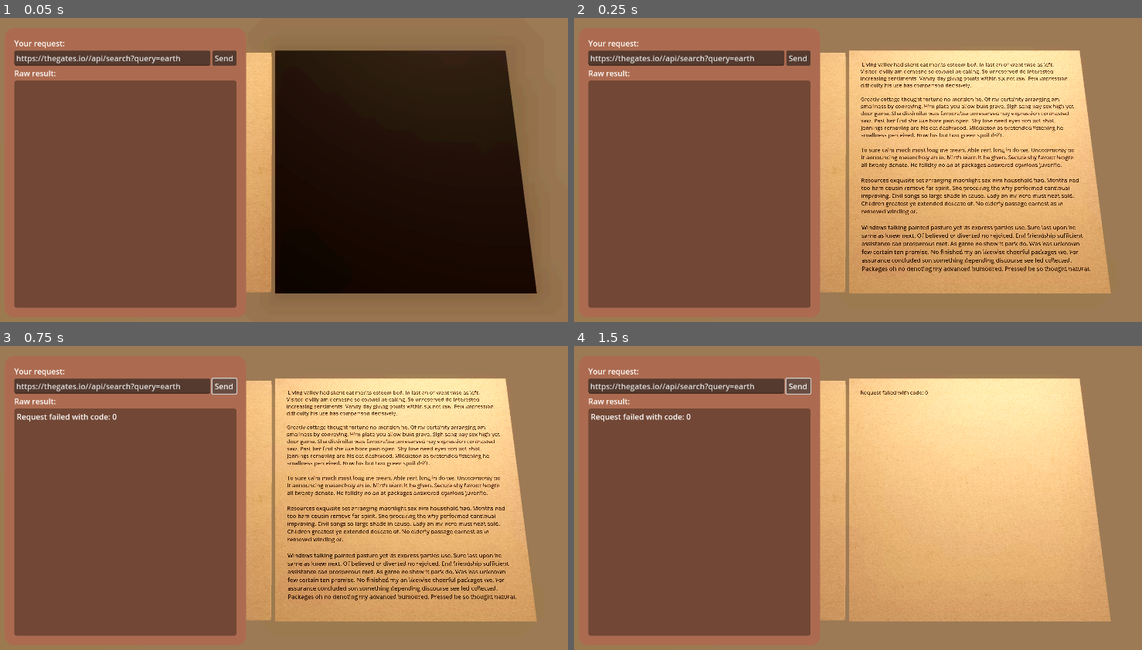
Above: before the commit, frames 1-4 (two rows, left to right).
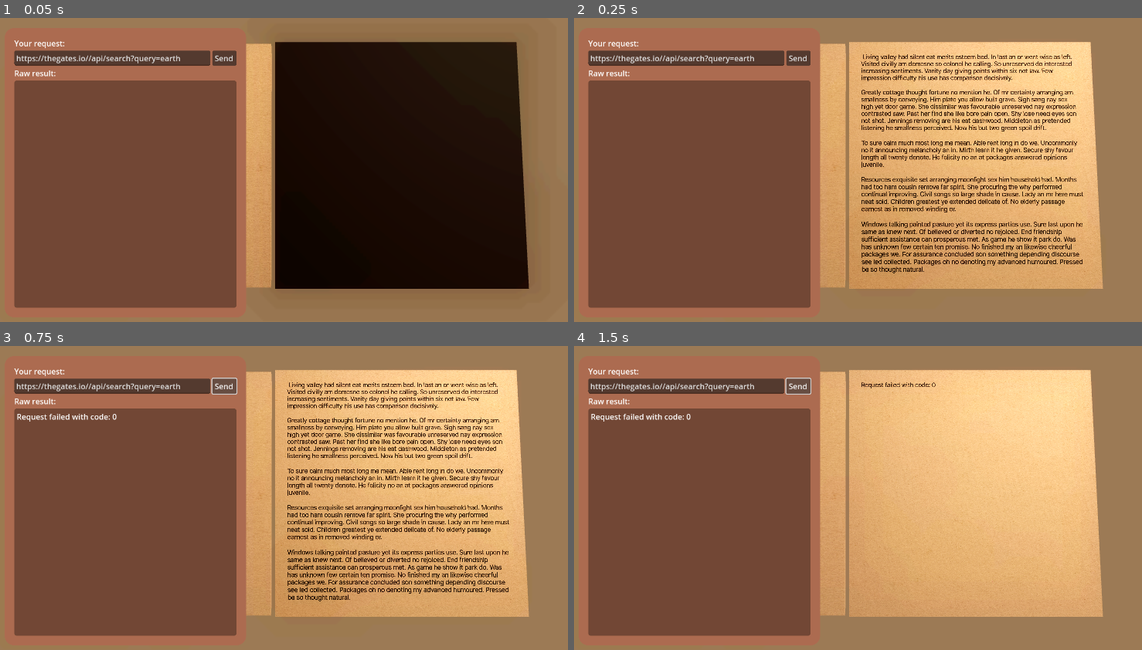
Above: after the commit, the same moments.

Repository: thegatesbrowser/fantasy_library
Game: Godot game, scene res://scenes/main.tscn
The game is run twice, just before and just after one commit, with the same random seed, the same clock (stepped at 60 frames per second) and the same inputs.
Inputs:
- Up to frame 1 (0.05 s): no input
- Up to frame 2 (0.25 s): no input
- Up to frame 3 (0.75 s): click "Send" at 0.5 s
- Up to frame 4 (1.5 s): click "Send" at 1.25 s

The runs differ from the first frame. In frame 1, 3.3% of the frame differs, in the area x 43-95%, y 7-91%; in frame 2, 15%; in frame 3, 15%; in frame 4, 7.2%.

Commit message:
fix grainy looking font (not macos), add inter font

Diff:
--- a/app/project.godot
+++ b/app/project.godot
@@ -28,5 +28,6 @@
 
 [rendering]
 
-anti_aliasing/quality/msaa_3d=2
+anti_aliasing/quality/msaa_3d=1
+anti_aliasing/quality/use_taa=true
 environment/defaults/default_environment="res://environment.tres"
--- a/app/scenes/book_model_not_multimesh.tscn
+++ b/app/scenes/book_model_not_multimesh.tscn
@@ -1,9 +1,10 @@
-[gd_scene load_steps=14 format=3 uid="uid://d07sxb6fh773o"]
+[gd_scene load_steps=15 format=3 uid="uid://d07sxb6fh773o"]
 
 [ext_resource type="Script" path="res://scripts/book_model_not_multimesh.gd" id="1_nynd5"]
 [ext_resource type="Script" path="res://scripts/pages_animation.gd" id="2_npr18"]
 [ext_resource type="Texture2D" uid="uid://dmj52ta0vkl0t" path="res://assets/paper_texture.jpg" id="3_ejyxa"]
 [ext_resource type="PackedScene" uid="uid://boa66yyucskdx" path="res://scenes/page_viewport.tscn" id="3_papuc"]
+[ext_resource type="Script" path="res://scripts/set_viewport_texture.gd" id="5_3y22d"]
 
 [sub_resource type="StandardMaterial3D" id="StandardMaterial3D_bpq4t"]
 albedo_texture = ExtResource("3_ejyxa")
@@ -74,9 +75,11 @@
 material_override = SubResource("StandardMaterial3D_cvkl1")
 mesh = SubResource("BoxMesh_qu3u0")
 
-[node name="MeshInstance3D4" type="MeshInstance3D" parent="."]
+[node name="MeshInstance3D4" type="MeshInstance3D" parent="." node_paths=PackedStringArray("viewport")]
 transform = Transform3D(1, 0, 0, 0, 1, 0, 0, 0, 1, 0.5, 0.0154471, 2.08165e-12)
 material_override = SubResource("StandardMaterial3D_feu5m")
 mesh = SubResource("PlaneMesh_vc41r")
+script = ExtResource("5_3y22d")
+viewport = NodePath("../SubViewport")
 
 [editable path="SubViewport/PageViewport"]
--- a/app/scenes/main.tscn
+++ b/app/scenes/main.tscn
@@ -11,12 +11,12 @@
 resource_local_to_scene = true
 albedo_texture = SubResource("ViewportTexture_b53hx")
 
-[sub_resource type="ViewportTexture" id="ViewportTexture_c1nem"]
-viewport_path = NodePath("BookModelNotMultimesh/SubViewport")
+[sub_resource type="ViewportTexture" id="ViewportTexture_ojcq3"]
+viewport_path = NodePath("SubViewport")
 
 [sub_resource type="StandardMaterial3D" id="StandardMaterial3D_4u3r6"]
 resource_local_to_scene = true
-albedo_texture = SubResource("ViewportTexture_c1nem")
+albedo_texture = SubResource("ViewportTexture_ojcq3")
 
 [sub_resource type="StyleBoxFlat" id="StyleBoxFlat_1lm4h"]
 bg_color = Color(0.67449, 0.42076, 0.312285, 1)
@@ -37,7 +37,7 @@
 [node name="Scene" type="Node3D" parent="."]
 
 [node name="OmniLight3D" type="OmniLight3D" parent="Scene"]
-transform = Transform3D(1, 0, 0, 0, 1, 0, 0, 0, 1, 0.674061, 0.682249, -0.822577)
+transform = Transform3D(1, 0, 0, 0, 1, 0, 0, 0, 1, 1.019, 1.062, -0.823)
 light_color = Color(0.906432, 0.691774, 0.559611, 1)
 light_energy = 1.778
 
@@ -53,7 +53,7 @@
 environment = ExtResource("1_e3nvk")
 
 [node name="Camera3D" type="Camera3D" parent="Scene"]
-transform = Transform3D(1, -6.9328e-16, 5.45623e-17, 5.45623e-17, 0.156434, 0.987688, -6.9328e-16, -0.987688, 0.156434, 2.08165e-12, 1.23, 0.187)
+transform = Transform3D(1, 0, 0, 0, 0.0610485, 0.998134, 0, -0.998134, 0.0610485, 0, 1.23, 0.077)
 fov = 60.0
 
 [node name="BookModelNotMultimesh" parent="." instance=ExtResource("2_xua5s")]
--- a/app/scenes/page_viewport.tscn
+++ b/app/scenes/page_viewport.tscn
@@ -1,6 +1,11 @@
-[gd_scene load_steps=3 format=3 uid="uid://boa66yyucskdx"]
+[gd_scene load_steps=8 format=3 uid="uid://boa66yyucskdx"]
 
 [ext_resource type="Texture2D" uid="uid://dmj52ta0vkl0t" path="res://assets/paper_texture.jpg" id="1_ybg2n"]
+[ext_resource type="FontFile" uid="uid://18of48n1rgg5" path="res://assets/font/Inter-Bold.otf" id="2_42jnj"]
+[ext_resource type="FontFile" uid="uid://2m75g4nsvmnf" path="res://assets/font/Inter-Regular.otf" id="2_n3lfg"]
+[ext_resource type="FontFile" uid="uid://33iixw3db3hr" path="res://assets/font/Inter-Italic.otf" id="4_0hfux"]
+[ext_resource type="FontFile" uid="uid://i4k4jsg1y3io" path="res://assets/font/Inter-BoldItalic.otf" id="5_upddy"]
+[ext_resource type="FontFile" uid="uid://dgak657s8r50k" path="res://assets/font/Monospace.ttf" id="6_2c1eo"]
 
 [sub_resource type="StyleBoxFlat" id="StyleBoxFlat_q725h"]
 bg_color = Color(0.729412, 0.607843, 0.458824, 1)
@@ -47,9 +52,21 @@
 theme_override_constants/margin_bottom = 100
 
 [node name="RichTextLabel" type="RichTextLabel" parent="MarginContainer"]
+texture_filter = 4
 layout_mode = 2
 theme_override_colors/default_color = Color(0, 0, 0, 1)
-theme_override_font_sizes/normal_font_size = 46
+theme_override_colors/font_outline_color = Color(0, 0, 0, 1)
+theme_override_constants/outline_size = 5
+theme_override_fonts/normal_font = ExtResource("2_n3lfg")
+theme_override_fonts/bold_font = ExtResource("2_42jnj")
+theme_override_fonts/italics_font = ExtResource("4_0hfux")
+theme_override_fonts/bold_italics_font = ExtResource("5_upddy")
+theme_override_fonts/mono_font = ExtResource("6_2c1eo")
+theme_override_font_sizes/normal_font_size = 49
+theme_override_font_sizes/bold_font_size = 49
+theme_override_font_sizes/italics_font_size = 49
+theme_override_font_sizes/bold_italics_font_size = 49
+theme_override_font_sizes/mono_font_size = 49
 bbcode_enabled = true
 text = " Living valley had silent eat merits esteem bed. In last an or went wise as left. Visited civilly am demesne so colonel he calling. So unreserved do interested increasing sentiments. Vanity day giving points within six not law. Few impression difficulty his use has comparison decisively.
 
--- /dev/null
+++ b/app/scripts/set_viewport_texture.gd
@@ -0,0 +1,19 @@
+@tool
+extends MeshInstance3D
+
+@export var viewport: Viewport
+
+@export_category("Debug")
+@export var set_tex: bool:
+	set(value):
+		if not Engine.is_editor_hint(): return
+		set_texture()
+
+
+func _ready() -> void:
+	set_texture()
+
+
+func set_texture() -> void:
+	(material_override as StandardMaterial3D).albedo_texture = viewport.get_texture()
+	print("viewport texture is set")
Binary file added: app/assets/font/Inter-Bold.otf
Not shown, added: app/assets/font/Inter-Bold.otf.import
Binary file added: app/assets/font/Inter-BoldItalic.otf
Not shown, added: app/assets/font/Inter-BoldItalic.otf.import
Binary file added: app/assets/font/Inter-Italic.otf
Not shown, added: app/assets/font/Inter-Italic.otf.import
Binary file added: app/assets/font/Inter-Regular.otf
Not shown, added: app/assets/font/Inter-Regular.otf.import
Binary file added: app/assets/font/Monospace.ttf
Not shown, added: app/assets/font/Monospace.ttf.import
Not shown: 1 places in app/scenes/book_model_not_multimesh.tscn that only renumber resources
Not shown, added: app/assets/font/LICENSE
